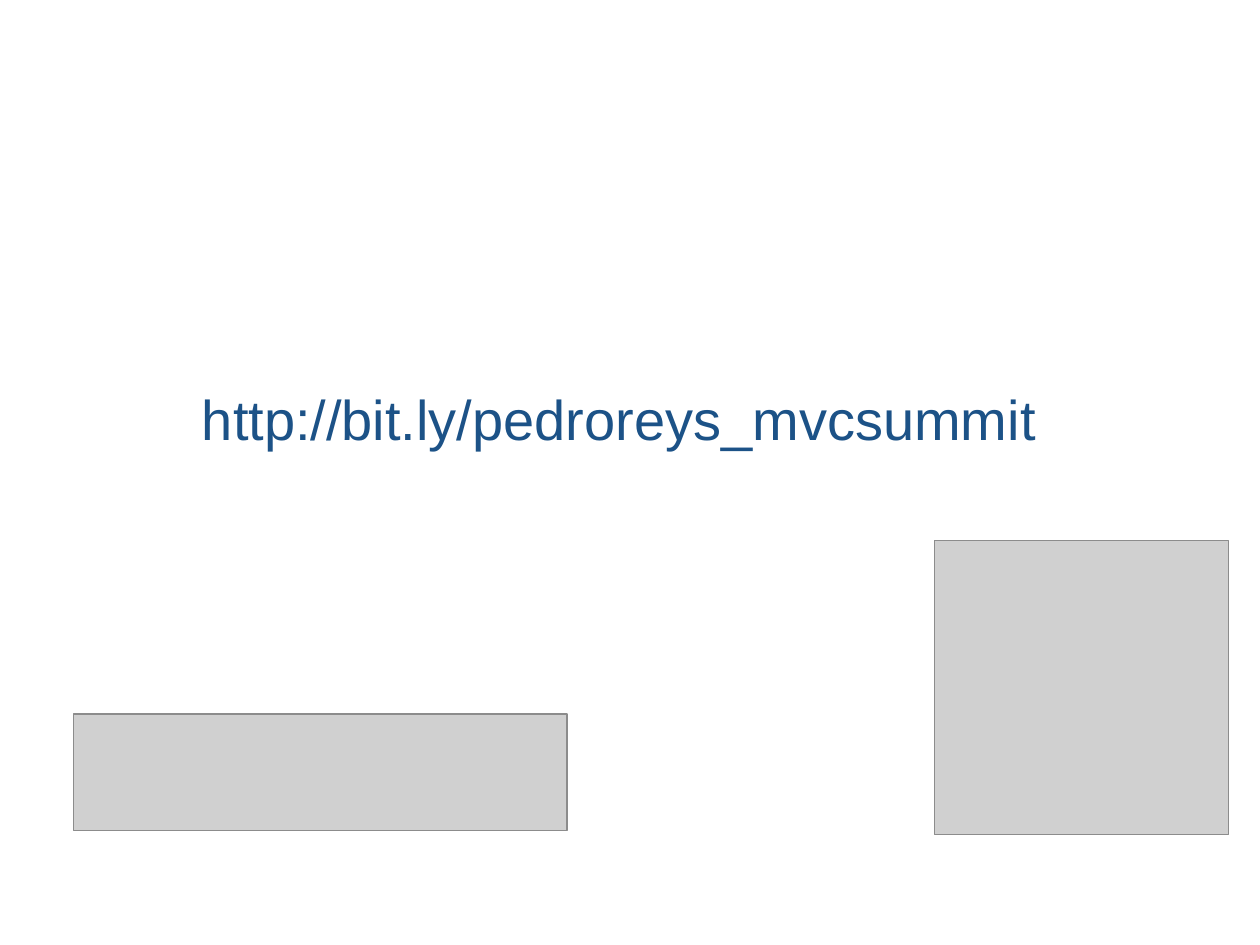
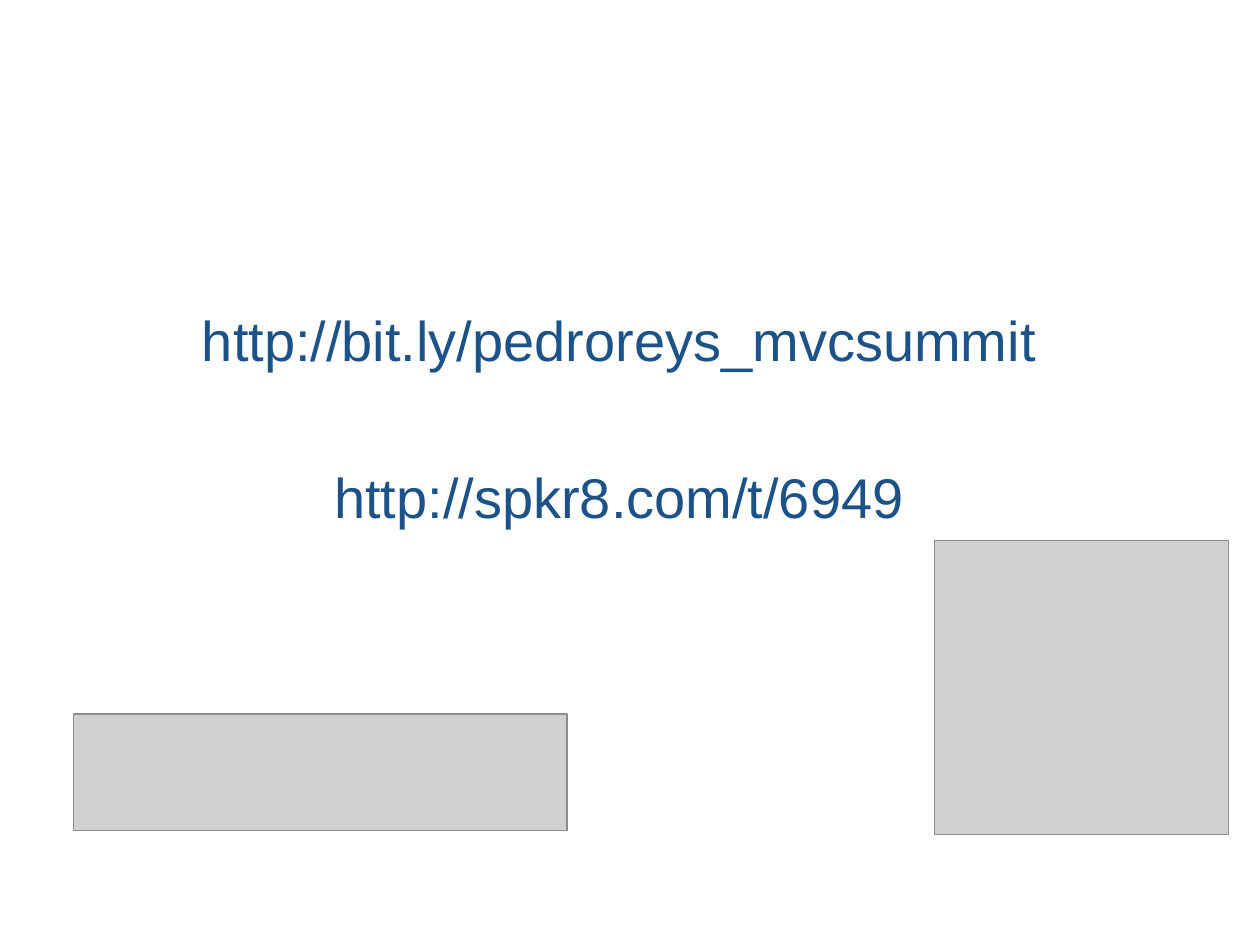
Before and after one commit to pedroreys/Presentations, a slide deck: slide 8 of MvcSummit/HeyControllersDotNetEmForma/ppt/Hey Controllers hora do dot net em forma.pptx. Drawn at 1260x945 pixels with LibreOffice and Linux fonts; fonts in the diff are those of the drawing; grey boxes stand for pictures; background and template pictures are left out. Boxes give left, top, right and bottom in pixels: in the first picture for what was removed or moved away, otherwise in the second. Text is boxed around its words. In the diff, an @@ line names an element or a change of style, - is before the commit and + after.

```diff
--- a/MvcSummit/HeyControllersDotNetEmForma/ppt/Hey Controllers hora do dot net em forma.pptx
+++ b/MvcSummit/HeyControllersDotNetEmForma/ppt/Hey Controllers hora do dot net em forma.pptx
@@ text at bbox=[334, 477, 903, 529]: paragraph added @@
+http://spkr8.com/t/6949
```
Also in this commit, not shown: 1 other slide changed, 19 other files.
